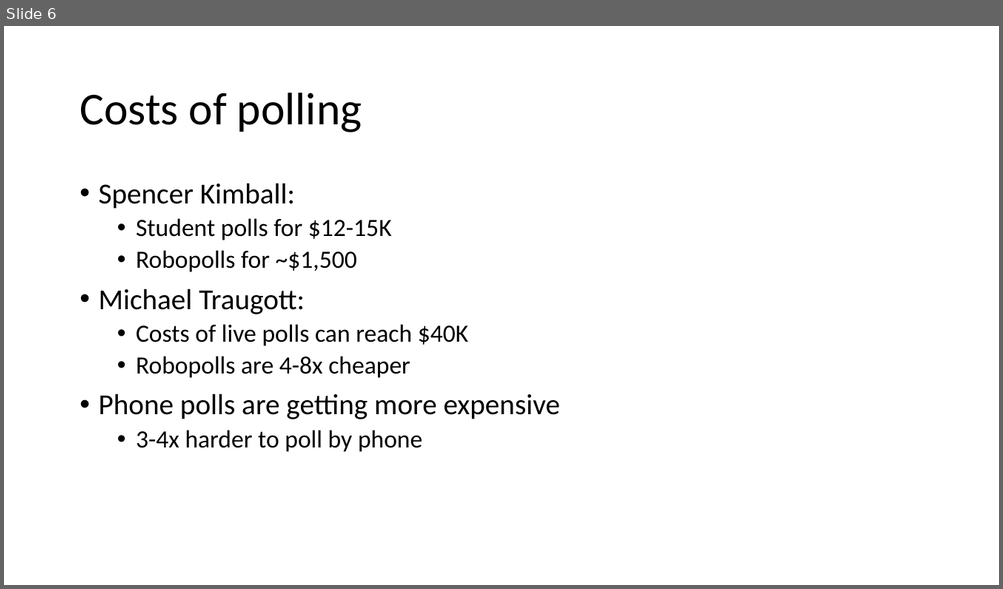
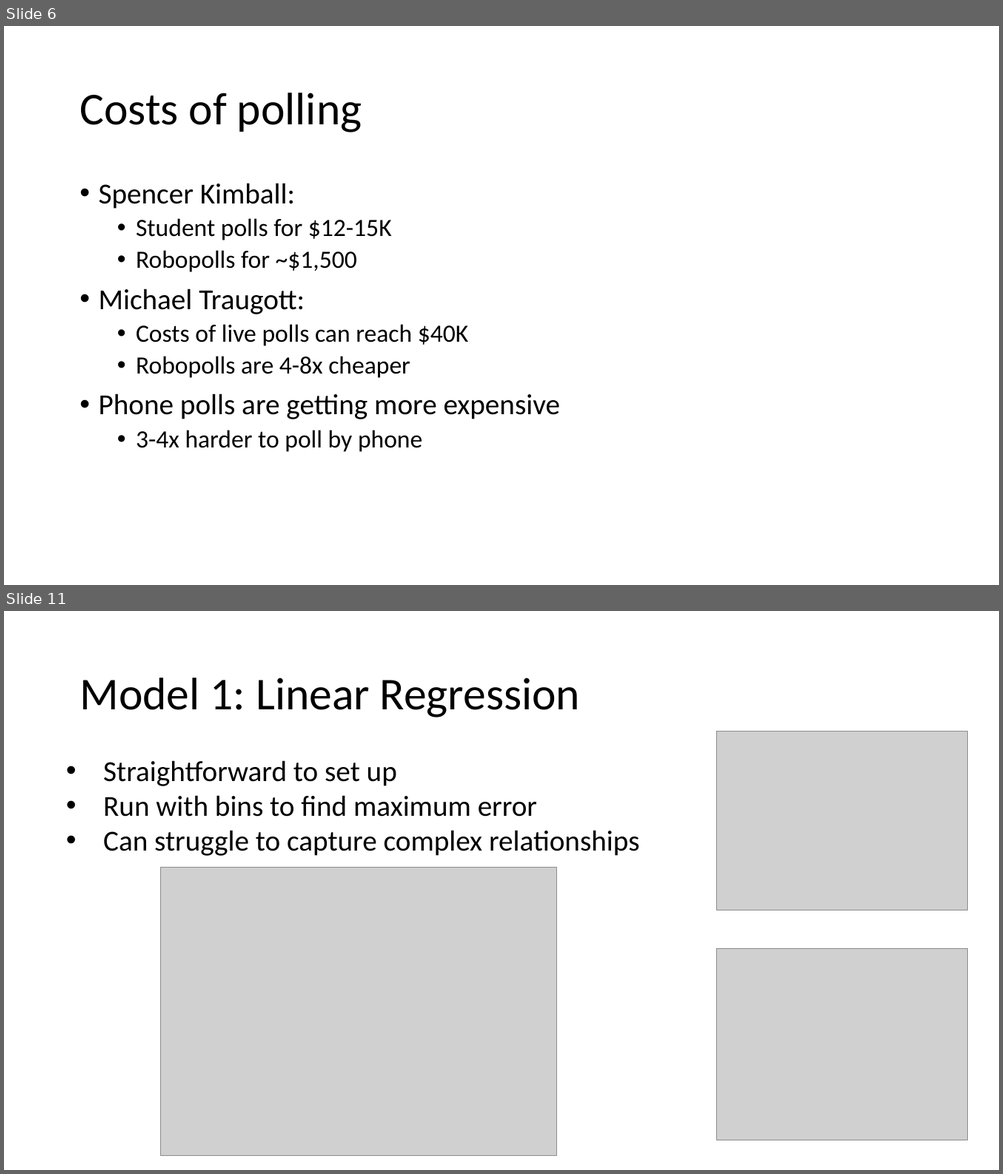
Before and after one commit to Hedgehog612/Capstone_Project_1, a slide deck: data_storytelling.pptx. Shown one above the other, each under a label of ours: slide 6 before the commit, slides 6 and 11 after it; the slides between them are not shown. The pictures are 1003x589 and 1003x1174 pixels, drawn with LibreOffice and Linux fonts; fonts in the diff are those of the drawing; grey boxes stand for pictures. Boxes give left, top, right and bottom in pixels: in the first picture for what was removed or moved away, otherwise in the second. Text is boxed around its words. In the diff, an @@ line names an element or a change of style, - is before the commit and + after.

```diff
--- a/data_storytelling.pptx
+++ b/data_storytelling.pptx
@@ slide 11 added at (4, 611, 999, 1170), background #FFFFFF @@
@@ title added at (79, 678, 580, 718), 44 pt, text #000000 @@
+Model 1: Linear Regression
@@ picture added at (717, 731, 967, 910) @@
@@ text added at (103, 760, 640, 856), 28 pt, text #000000 @@
+• Straightforward to set up
+• Run with bins to find maximum error
+• Can struggle to capture complex relationships
@@ picture added at (161, 868, 557, 1156) @@
@@ picture added at (717, 949, 967, 1141) @@
```
Also in this commit, not shown: 3 slides changed, 7 other slides added, 9 slides removed.
